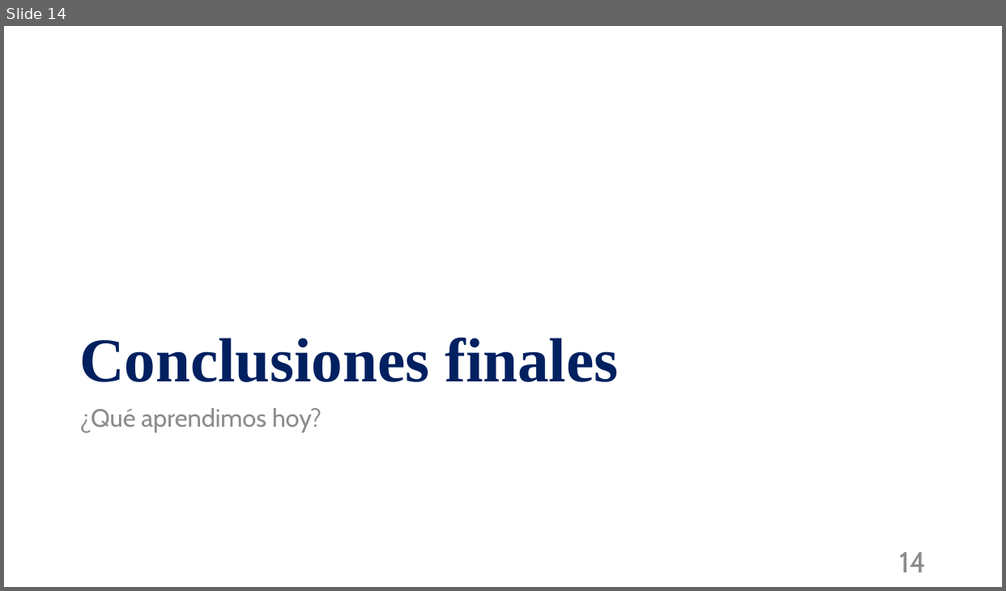
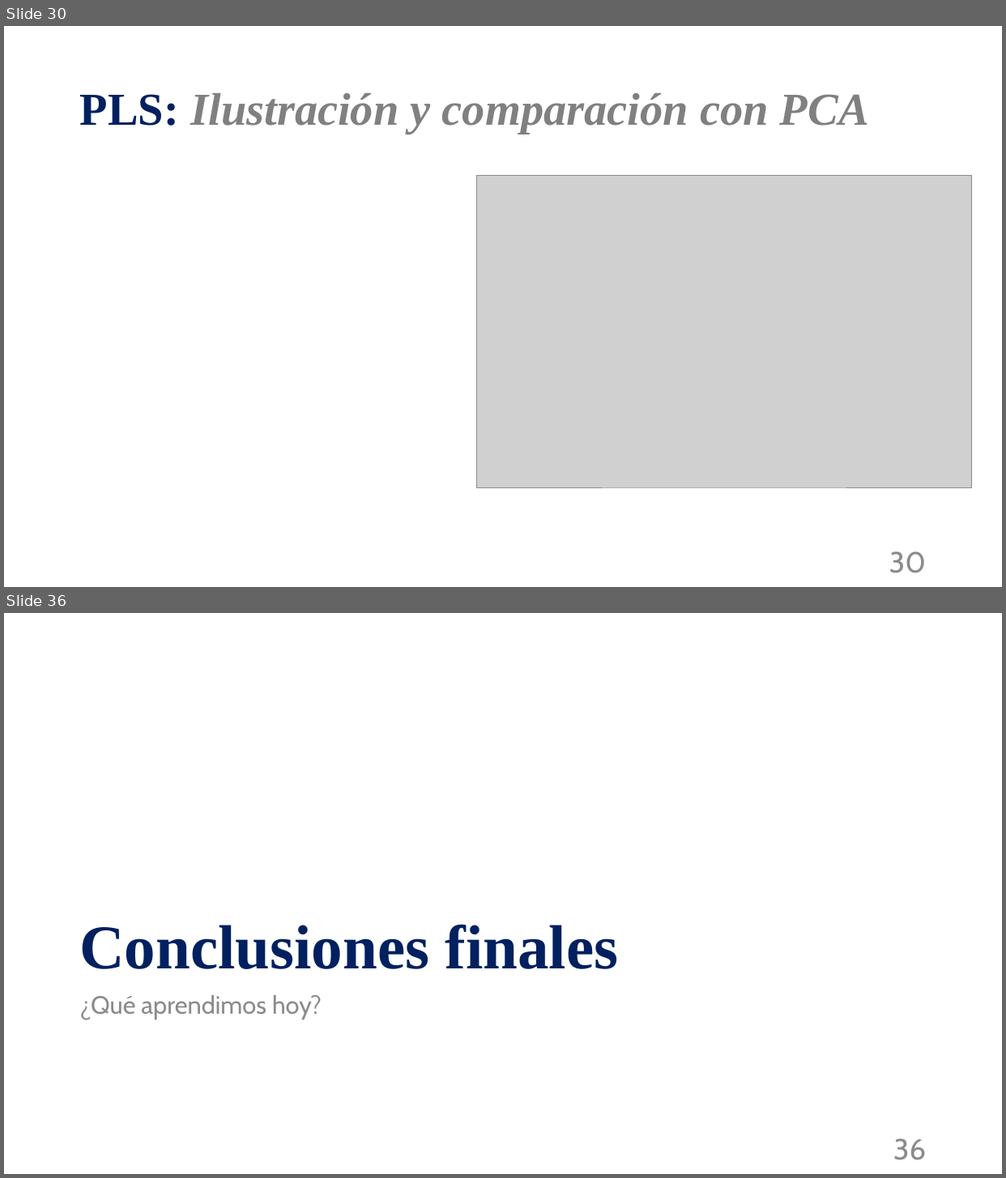
Before and after one commit to mnromero/BigData_UBA, a slide deck: Clase 09. Metodos de Regularizacion_Ridge_LASSO/C09_P2_seleccion_modelos_lineales.pptx. Shown one above the other, each under a label of ours: slide 14 before the commit, slides 30 and 36 after it; the slides between them are not shown. The pictures are 1006x591 and 1006x1178 pixels, drawn with LibreOffice and Linux fonts; fonts in the diff are those of the drawing; grey boxes stand for pictures. Boxes give left, top, right and bottom in pixels: in the first picture for what was removed or moved away, otherwise in the second. Text is boxed around its words. In the diff, an @@ line names an element or a change of style, - is before the commit and + after.

```diff
--- a/Clase 09. Metodos de Regularizacion_Ridge_LASSO/C09_P2_seleccion_modelos_lineales.pptx
+++ b/Clase 09. Metodos de Regularizacion_Ridge_LASSO/C09_P2_seleccion_modelos_lineales.pptx
@@ slide 30 added at <box>4,26,1002,587</box>, background #FFFFFF @@
@@ title added at <box>80,93,869,134</box>, 44 pt, text #808080, bold, italic @@
+PLS: Ilustración y comparación con PCA
@@ picture added at <box>477,176,972,488</box> @@
@@ page number added at <box>889,552,926,574</box>, 28 pt, text #8C8C8C @@
+30
@@ what was slide 14 is now slide 36 @@
@@ page number at <box>893,1139,926,1161</box>: text changed @@
-14
+36
```
Also in this commit, not shown: 2 slides changed, 22 other slides added, 2 other files.
